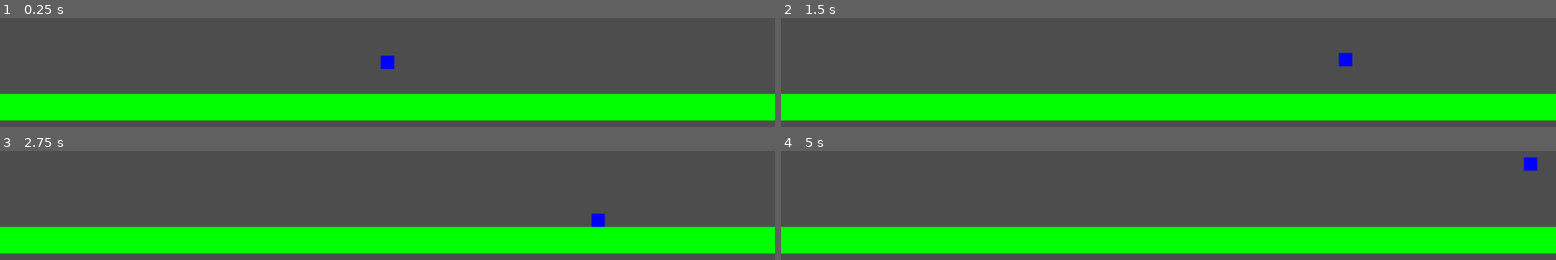
Above: before the commit, frames 1-4 (two rows, left to right).
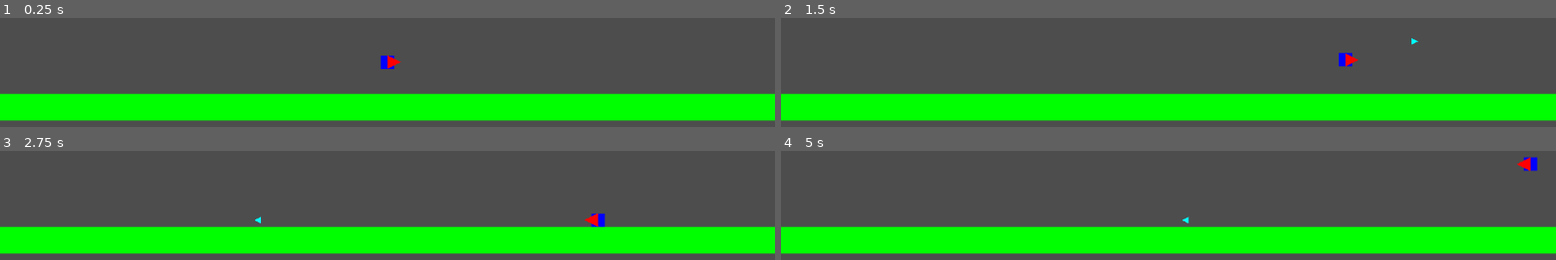
Above: after the commit, the same moments.

Repository: clemetayer/PlatformFighterThing
Game: Godot game, scene res://Scenes/Levels/sandbox.tscn
Two runs of this game, one before a commit and one after it. Both use one fixed random seed, a clock stepped at 60 frames per second and the inputs below. The project has no main scene, so this scene is started directly.
Inputs (mouse positions are in pixels of both pictures, inside the frame that each line leads up to):
- Up to frame 1 (0.25 s): no input
- Up to frame 2 (1.5 s): move the mouse to (1339, 85) at 0.52 s; hold D (right) from 0.53 s (still down); click (1339, 85) at 0.6 s; tap Space (jump) at 0.77 s; move the mouse to (outside the picture) at 1.27 s; click (outside the picture) at 1.35 s
- Up to frame 3 (2.75 s): tap Space (jump) at 1.52 s; move the mouse to (outside the picture) at 2.02 s; release D (right) at 2.03 s; hold A (left) from 2.03 s (still down); click (outside the picture) at 2.1 s
- Up to frame 4 (5 s): move the mouse to (outside the picture) at 2.77 s; release A (left) at 2.78 s; hold D (right) 2.78-4.28 s; click (outside the picture) at 2.85 s; tap Space (jump) at 3.02, 3.77, 4.52 s; move the mouse to (outside the picture) at 3.52 s; click (outside the picture) at 3.6 s; move the mouse to (936, 174) at 4.27 s; hold A (left) from 4.28 s (still down); click (936, 174) at 4.35 s

The runs differ from the first frame. In frame 1, 0.1% of the frame differs, in the area x 49-52%, y 34-47%; in frame 2, 0.1%; in frame 3, 0.2%; in frame 4, 0.2%, in the area x 51-97%, y 5-67%.

Commit message:
added a basic weapon

Diff:
--- a/Scenes/Levels/sandbox.tscn
+++ b/Scenes/Levels/sandbox.tscn
@@ -10,7 +10,7 @@
 [node name="Player" parent="." instance=ExtResource("1_6otmx")]
 position = Vector2(0, -100)
 
-[node name="StaticBody2D" type="StaticBody2D" parent="."]
+[node name="StaticBody2D" type="StaticBody2D" parent="." groups=["static_obstacle"]]
 collision_mask = 7
 
 [node name="CollisionShape2D" type="CollisionShape2D" parent="StaticBody2D"]
--- a/Scenes/Player/player.tscn
+++ b/Scenes/Player/player.tscn
@@ -1,10 +1,11 @@
-[gd_scene load_steps=3 format=3 uid="uid://fgxha8wl55pa"]
+[gd_scene load_steps=4 format=3 uid="uid://fgxha8wl55pa"]
 
 [ext_resource type="Script" path="res://Scenes/Player/player.gd" id="1_b1dbg"]
+[ext_resource type="PackedScene" uid="uid://c3ys4badrjjgc" path="res://Scenes/Weapons/Primary/Revolver/revolver.tscn" id="2_jnu6d"]
 
 [sub_resource type="RectangleShape2D" id="RectangleShape2D_fylq6"]
 
-[node name="Player" type="CharacterBody2D"]
+[node name="Player" type="CharacterBody2D" groups=["player"]]
 collision_layer = 2
 collision_mask = 5
 script = ExtResource("1_b1dbg")
@@ -15,3 +16,5 @@
 
 [node name="CollisionShape2D" type="CollisionShape2D" parent="."]
 shape = SubResource("RectangleShape2D_fylq6")
+
+[node name="Revolver" parent="." instance=ExtResource("2_jnu6d")]
--- /dev/null
+++ b/Scenes/Weapons/Primary/Projectiles/bullet.gd
@@ -0,0 +1,62 @@
+extends Area2D
+# A default bullet
+
+##### SIGNALS #####
+# Node signals
+
+##### ENUMS #####
+# enumerations
+
+##### VARIABLES #####
+#---- CONSTANTS -----
+const SPEED := 1000.0 # px/s
+const DAMAGE := 10.0
+
+#---- EXPORTS -----
+# export(int) var EXPORT_NAME # Optionnal comment
+
+#---- STANDARD -----
+#==== PUBLIC ====
+var current_owner # the current "owner" of the bullet (i.e, the last thing that either spawned it, reflected it, etc.)
+
+#==== PRIVATE ====
+# var _private_var # Optionnal comment
+
+#==== ONREADY ====
+# onready var onready_var # Optionnal comment
+
+##### PROCESSING #####
+# Called when the object is initialized.
+func _init():
+	pass
+
+# Called when the node enters the scene tree for the first time.
+func _ready():
+	pass
+
+# Called every frame. 'delta' is the elapsed time since the previous frame. Remove the "_" to use it.
+func _process(delta):
+	var direction = Vector2.RIGHT.rotated(rotation).normalized()
+	position += direction * SPEED * delta
+
+##### PUBLIC METHODS #####
+# Methods that are intended to be "visible" to other nodes or scripts
+# func public_method(arg ):
+#     pass
+
+##### PROTECTED METHODS #####
+# Methods that are intended to be used exclusively by this scripts
+# func _private_method(arg):
+#     pass
+
+##### SIGNAL MANAGEMENT #####
+# Functions that should be triggered when a specific signal is received
+func _on_area_entered(area):
+	# TODO
+	pass
+
+func _on_body_entered(body):
+	if body.is_in_group("player") and current_owner != body and body.has_method("hurt"):
+		body.hurt(DAMAGE)
+	elif body.is_in_group("static_obstacle"):
+		queue_free()
--- /dev/null
+++ b/Scenes/Weapons/Primary/Projectiles/bullet.tscn
@@ -0,0 +1,22 @@
+[gd_scene load_steps=3 format=3 uid="uid://cra571gjijhyj"]
+
+[ext_resource type="Script" path="res://Scenes/Weapons/Primary/Projectiles/bullet.gd" id="1_fo3ga"]
+
+[sub_resource type="RectangleShape2D" id="RectangleShape2D_g77nu"]
+size = Vector2(10, 10)
+
+[node name="Bullet" type="Area2D"]
+collision_layer = 4
+collision_mask = 7
+script = ExtResource("1_fo3ga")
+
+[node name="Polygon2D" type="Polygon2D" parent="."]
+color = Color(0, 1, 1, 1)
+polygon = PackedVector2Array(0, -5, 0, 5, 10, 0)
+
+[node name="CollisionShape2D" type="CollisionShape2D" parent="."]
+position = Vector2(5, 0)
+shape = SubResource("RectangleShape2D_g77nu")
+
+[connection signal="area_entered" from="." to="." method="_on_area_entered"]
+[connection signal="body_entered" from="." to="." method="_on_body_entered"]
--- /dev/null
+++ b/Scenes/Weapons/Primary/Revolver/revolver.gd
@@ -0,0 +1,79 @@
+extends Node2D
+# Basic revolver
+
+##### SIGNALS #####
+# Node signals
+
+##### ENUMS #####
+# enumerations
+
+##### VARIABLES #####
+#---- CONSTANTS -----
+const PROJECTILE_SCENE_PATH := "res://Scenes/Weapons/Primary/Projectiles/bullet.tscn"
+
+#---- EXPORTS -----
+# export(int) var EXPORT_NAME # Optionnal comment
+
+#---- STANDARD -----
+#==== PUBLIC ====
+# var public_var # Optionnal comment
+
+#==== PRIVATE ====
+var _on_cooldown := false
+
+#==== ONREADY ====
+@onready var onready_paths := {
+	"shoot_cooldown_timer": $"ShootCooldown"
+}
+
+##### PROCESSING #####
+# Called when the object is initialized.
+func _init():
+	pass
+
+# Called when the node enters the scene tree for the first time.
+func _ready():
+	pass
+
+# Called every frame. 'delta' is the elapsed time since the previous frame. Remove the "_" to use it.
+func _process(_delta):
+	pass
+
+func _physics_process(_delta):
+	_handle_inputs()
+
+##### PUBLIC METHODS #####
+# Methods that are intended to be "visible" to other nodes or scripts
+# func public_method(arg ):
+#     pass
+
+##### PROTECTED METHODS #####
+func _handle_inputs() -> void:
+	_handle_directions()
+	_handle_fire()
+
+func _handle_directions() -> void:
+	if Input.is_action_pressed("up"):
+		rotation = -PI/2
+	elif Input.is_action_pressed("down"):
+		rotation = PI/2
+	elif Input.is_action_pressed("left"):
+		rotation = PI
+	elif Input.is_action_pressed("right"):
+		rotation = 0
+
+func _handle_fire() -> void:
+	if Input.is_action_just_pressed("fire") and not _on_cooldown:
+		_spawn_projectile()
+		_on_cooldown = true
+		onready_paths.shoot_cooldown_timer.start()
+
+func _spawn_projectile() -> void:
+	var projectile = load(PROJECTILE_SCENE_PATH).instantiate()
+	projectile.global_position = global_position
+	projectile.rotation = rotation
+	get_tree().current_scene.add_child(projectile)
+
+##### SIGNAL MANAGEMENT #####
+func _on_shoot_cooldown_timeout():
+	_on_cooldown = false
--- /dev/null
+++ b/Scenes/Weapons/Primary/Revolver/revolver.tscn
@@ -0,0 +1,15 @@
+[gd_scene load_steps=2 format=3 uid="uid://c3ys4badrjjgc"]
+
+[ext_resource type="Script" path="res://Scenes/Weapons/Primary/Revolver/revolver.gd" id="1_71ky4"]
+
+[node name="Revolver" type="Node2D"]
+script = ExtResource("1_71ky4")
+
+[node name="Polygon2D" type="Polygon2D" parent="."]
+color = Color(1, 0, 0, 1)
+polygon = PackedVector2Array(0, -10, 0, 10, 20, 0)
+
+[node name="ShootCooldown" type="Timer" parent="."]
+wait_time = 0.5
+
+[connection signal="timeout" from="ShootCooldown" to="." method="_on_shoot_cooldown_timeout"]
--- a/project.godot
+++ b/project.godot
@@ -54,6 +54,11 @@
 "events": [Object(InputEventKey,"resource_local_to_scene":false,"resource_name":"","device":-1,"window_id":0,"alt_pressed":false,"shift_pressed":false,"ctrl_pressed":false,"meta_pressed":false,"pressed":false,"keycode":0,"physical_keycode":96,"key_label":0,"unicode":178,"echo":false,"script":null)
 ]
 }
+fire={
+"deadzone": 0.5,
+"events": [Object(InputEventMouseButton,"resource_local_to_scene":false,"resource_name":"","device":-1,"window_id":0,"alt_pressed":false,"shift_pressed":false,"ctrl_pressed":false,"meta_pressed":false,"button_mask":1,"position":Vector2(152, 9),"global_position":Vector2(156, 50),"factor":1.0,"button_index":1,"canceled":false,"pressed":true,"double_click":true,"script":null)
+]
+}
 
 [layer_names]
 
